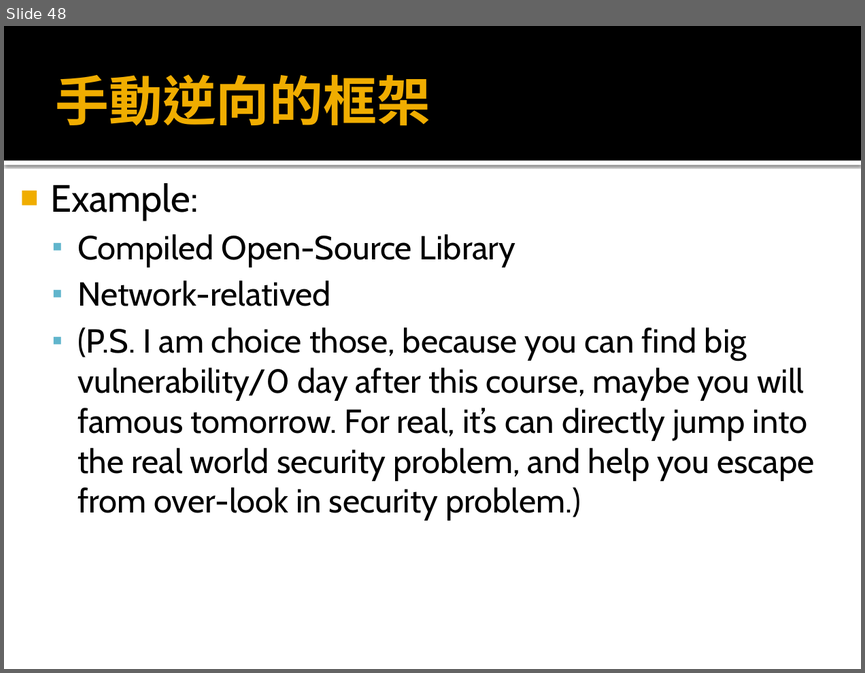
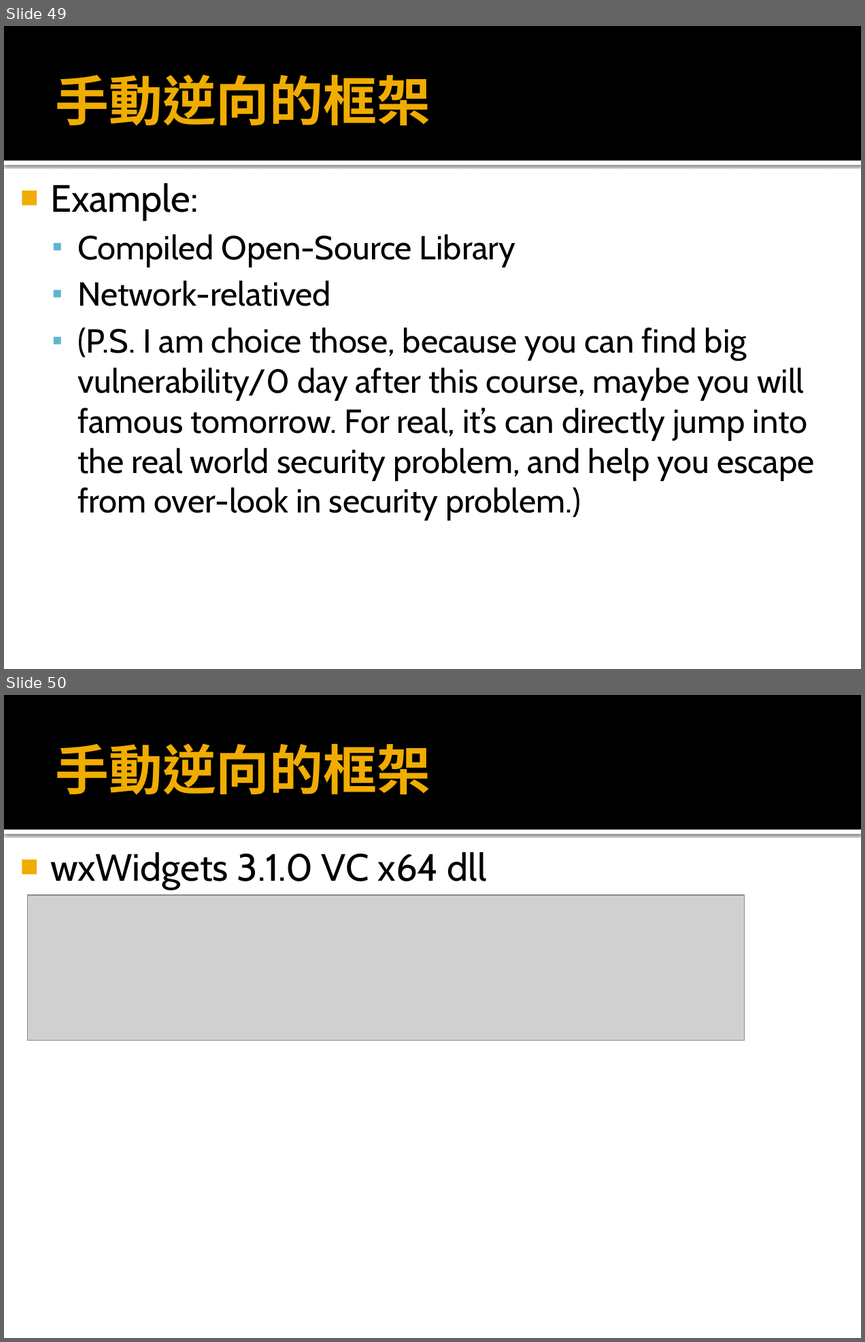
Before and after one commit to k1nm3nh4ck3r/OpenSecurityTrainingTaiwan, a slide deck: C編譯中的流程分析、逆向工程及在資訊安全中的應用.pptx. Shown one above the other, each under a label of ours: slide 48 before the commit, slides 49 and 50 after it. The pictures are 865x673 and 865x1342 pixels, drawn with LibreOffice and Linux fonts; fonts in the diff are those of the drawing; grey boxes stand for pictures. Boxes give left, top, right and bottom in pixels: in the first picture for what was removed or moved away, otherwise in the second. Text is boxed around its words. In the diff, an @@ line names an element or a change of style, - is before the commit and + after.

```diff
--- a/C編譯中的流程分析、逆向工程及在資訊安全中的應用.pptx
+++ b/C編譯中的流程分析、逆向工程及在資訊安全中的應用.pptx
@@ slide 50 added at bbox=[4, 695, 861, 1338], background #FFFFFF; not listed: 2 template elements that a slide beside it also shows @@
@@ title added at bbox=[56, 743, 430, 795], 45 pt, text #F0AD00, bold @@
+手動逆向的框架
@@ text added at bbox=[50, 852, 487, 889], 32 pt, text #000000 @@
+■ wxWidgets 3.1.0 VC x64 dll
@@ picture added at bbox=[28, 895, 745, 1040] @@
@@ what was slide 48 is now slide 49 @@
```
Also in this commit, not shown: 1 slide changed, 1 other slide added.
